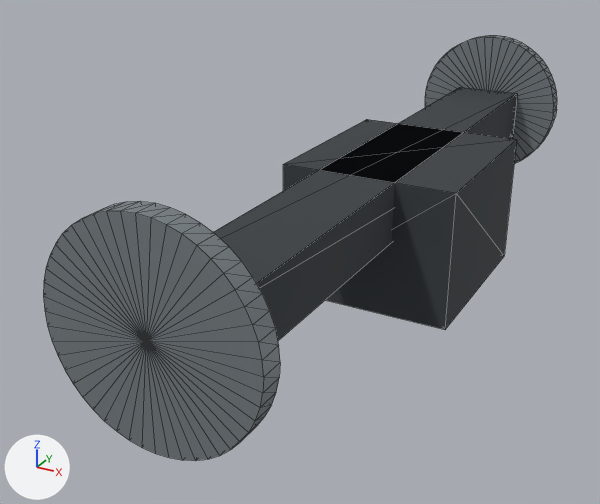
What one commit did to the glTF model packages/deadvox/src/content/base/assets/models/hoist_rear_axle.glb.
One viewpoint serves both versions: a camera (50 mm lens) standing at (-1.002, -1.171, 0.802) and looking at (-1.593, -0.098, 0.265). Every picture has the same lights, and +X, +Y and +Z are marked at lower left. The first picture is the older version. Mesh edges are drawn as thin lines. Where no turn or scale is listed for an object, it has been applied to the vertices. Vertices at exactly the same position are counted once.

Before the edit, the objects in view are built like this:
```python
me_body_compound = bpy.data.meshes.new('body:compound')
me_body_compound.from_pydata(...)  # a box spanning x -1.562..-1.438, y -0.562..0.562, z 0.312..0.406, material slot 0; a box spanning x -1.625..-1.344, y -0.094..0.219, z 0.188..0.406, material slot 0; a 48-sided cylinder along y spanning x -1.641..-1.359, y -0.594..-0.562, z 0.234..0.516, material slot 1; a 48-sided cylinder along y spanning x -1.641..-1.359, y 0.562..0.594, z 0.234..0.516, material slot 1
me_body_compound.materials.append(mat_373d41)  # dark grey #373d41
me_body_compound.materials.append(mat_8a9297)  # grey #8a9297
ob_body_compound = bpy.data.objects.new('body:compound', me_body_compound)
ob_body_compound.location = (0.0, 0.0, 0.0)
```
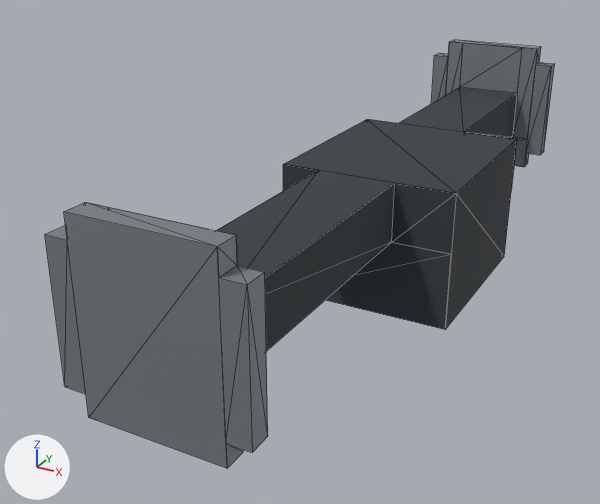
Diff of the bpy script that builds the scene:
```diff
--- a/packages/deadvox/src/content/base/assets/models/hoist_rear_axle.glb.py
+++ b/packages/deadvox/src/content/base/assets/models/hoist_rear_axle.glb.py
@@ me_body_compound @@
 # used by ob_body_compound; location = (0.0, 0.0, 0.0)
-me_body_compound.from_pydata(...)  # 212 vertices, 408 faces; spans x -1.641..-1.344, y -0.594..0.594, z 0.188..0.516
+me_body_compound.from_pydata(...)  # 84 vertices, 120 faces; spans x -1.625..-1.344, y -0.594..0.594, z 0.188..0.5
+# me_body_compound part 1
+# 20 faces are deleted
+# 32 vertices are added at x -1.625..-1.344, y -0.562..0.594, z 0.25..0.5
+# 6 new vertices lie (0.0, 0.0, 0.031) away from vertices in x -1.594..-1.406, y -0.562..0.594, z 0.25
+# 6 new vertices lie (0.0, 0.0, 0.188) away from vertices in x -1.594..-1.406, y -0.562..0.594, z 0.281
+# 8 new vertices lie (0.0, -0.032, 0.0) away from vertices in x -1.594..-1.406, y -0.562, z 0.25..0.5
+# 8 new vertices lie (0.031, 0.0, 0.0) away from vertices in x -1.406, y -0.594..0.594, z 0.281..0.469
+# 8 new vertices lie (-0.031, 0.0, 0.0) away from vertices in x -1.594, y -0.594..0.594, z 0.281..0.469
+# 32 new faces join them, mat_373d41 (dark grey #373d41)
+# 84 new faces join them, mat_8a9297 (grey #8a9297)
+# other edits to the shape of me_body_compound do not show in these pictures
 me_body_compound.materials.append(mat_373d41)
```

What differs and where, as boxes (x1, y1, x2, y2) in the pictures (600 x 504 px):
'body:compound', reshaped
    before: (43, 36, 557, 461)
    after: (45, 40, 555, 468)
part 1 of me_body_compound, reshaped
    before: (213, 87, 517, 341)
    after: (45, 40, 555, 468)
